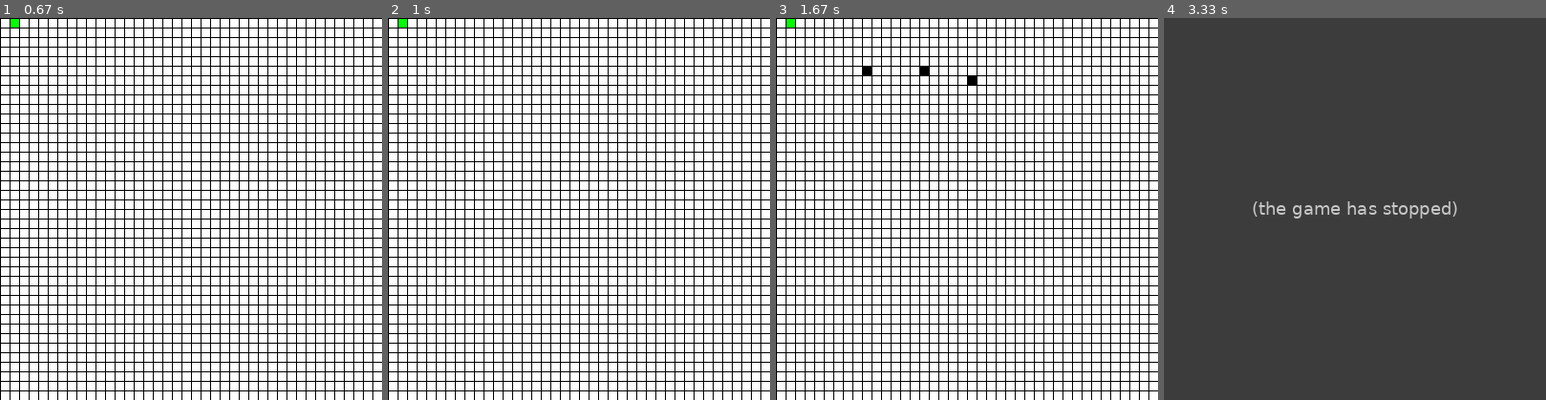
Above: before the commit, frames 1-4 (left to right).
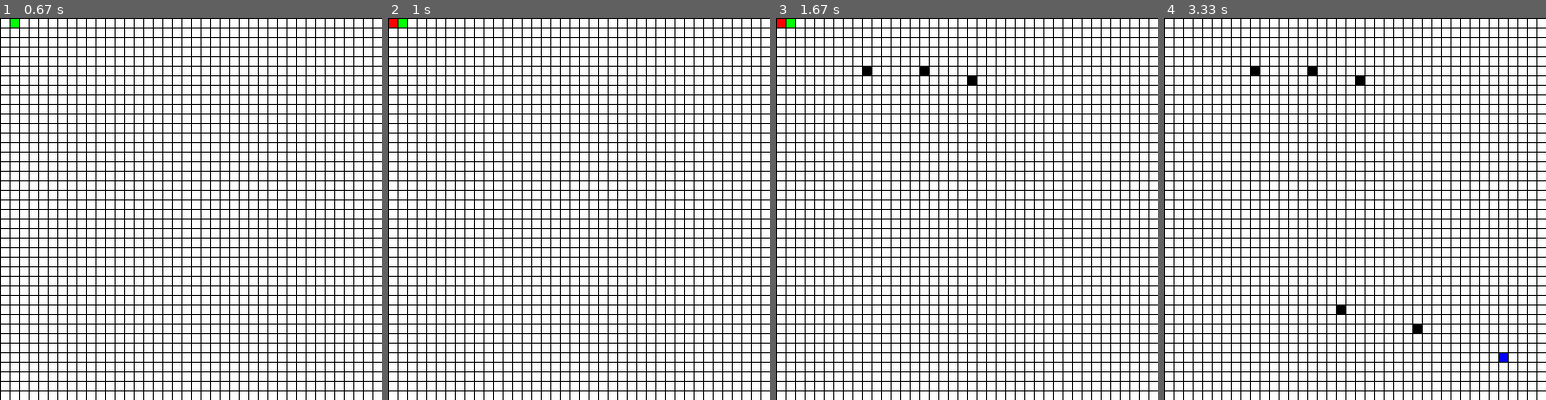
Above: after the commit, the same moments.

Repository: Stalminator/Bfs_sp
Game: pygame game, started from main.py
The game is run twice, just before and just after one commit, with the same random seed, the same clock (stepped at 60 frames per second) and the same inputs.
Inputs (mouse positions are in pixels of both pictures, inside the frame that each line leads up to):
- Up to frame 1 (0.67 s): tap 0 at 0.33 s
- Up to frame 2 (1 s): tap 1 at 0.67 s
- Up to frame 3 (1.67 s): press the mouse at (867, 67) at 1.03 s; move the mouse to (921, 75) at 1.13 s; release the mouse at (974, 79) at 1.27 s; right-click (947, 308) at 1.38 s
- Up to frame 4 (3.33 s): hold W 1.67-2.13 s; tap 2 at 1.82, 2.98 s; press the mouse at (1335, 308) at 2.2 s; move the mouse to (1416, 331) at 2.3 s; release the mouse at (1500, 354) at 2.43 s; hold S 2.5-2.8 s; tap 1 at 2.65 s; hold W 2.83-3.2 s; tap 0 at 3.23 s

Frame 1 is identical in both runs. In frame 2, less than 0.1% of the frame differs, in the area x 0-3%, y 0-3%; in frame 3, less than 0.1%; in frame 4, 100%, in the area x 0-100%, y 0-100%.
Error before the commit: TypeError: 'NoneType' object is not iterable (main.py line 52); the game stopped at 3.23 s (later frames are placeholders)

Commit message:
fixes: - print info about no path instead of app crash - correct shortest path drawing after delete rectangles - some refactorization

Diff:
--- a/main.py
+++ b/main.py
@@ -1,6 +1,5 @@
-import time
-
-import pygame, pygame_functions as pf, bfs
+import pygame
+import pygame_functions as pf, bfs
 
 pygame.init()
 clock = pygame.time.Clock()
@@ -22,12 +21,12 @@
 black_rects = []
 s_path = []
 
-start = (0, 0)
-end = (0, 0)
+start = (0, 1)
+end = (0, 1)
 
-graph,nodes_pos,nodes = bfs.create_graph(rect_number)
+graph, nodes_pos, nodes = bfs.create_graph(rect_number)
 
-# calculatin rigth x and y for single rect draw
+# calculating right x and y for single rect draw
 def rect_pos(x_y):
     return (rect_size * (x_y[0] // rect_size), rect_size * (x_y[1] // rect_size))
 
@@ -35,23 +34,22 @@
     win.fill(WHITE)
     clock.tick(60)
     mouse_pos = pygame.mouse.get_pos()
-
+    pf.mouse_buttons(mouse_pos, rect_pos, black_rects)
+    if pygame.mouse.get_pressed()[2]:
+        graph, nodes_pos, nodes = bfs.create_graph(rect_number)
     for event in pygame.event.get():
         if event.type == pygame.QUIT:
             game = False
-
-        pf.mouse_buttons(mouse_pos, rect_pos, black_rects)
-
         if event.type == pygame.KEYDOWN:
             if event.key == pygame.K_0:
-
                 s_path.clear()
-
-                path = bfs.bfs_path(graph, nodes[start[1]//10][start[0]//10], nodes[end[1]//10][end[0]//10])
-
-                for i in path:
-                    s_path.append((nodes_pos[i][1] * 10, nodes_pos[i][0] * 10))
-                s_path = s_path[1:-1]
+                path = bfs.bfs_path(graph, nodes[start[1] // 10][start[0] // 10], nodes[end[1] // 10][end[0] // 10])
+                if path:
+                    for i in path:
+                        s_path.append((nodes_pos[i][1] * 10, nodes_pos[i][0] * 10))
+                    s_path = s_path[1:-1]
+                else:
+                    print('No path')
             if event.key == pygame.K_w:
                 s_path.clear()
             if event.key == pygame.K_1:
@@ -64,7 +62,7 @@
     pf.draw_lines(win, BLACK, edge, rect_size)
     pf.draw_rect(win, GREEN, rect_size, s_path)
     pf.draw_rect(win, BLACK, rect_size, black_rects)
-    pf.draw_start_end(start,end,RED,BLUE,rect_size,win)
+    pf.draw_start_end(start, end, RED, BLUE, rect_size, win)
 
     bfs.graph_update(black_rects, graph, nodes)
 
--- a/pygame_functions.py
+++ b/pygame_functions.py
@@ -18,7 +18,7 @@
             black_rects.remove(rect_pos(mouse_pos))
 
 def draw_start_end(start,end,RED,BLUE,rect_size,win):
-    if start != (0, 0):
+    if start != (0, 1):
         pygame.draw.rect(win, RED, (start[0] + 1, start[1] + 1, rect_size - 1, rect_size - 1))
-    if end != (0, 0):
+    if end != (0, 1):
         pygame.draw.rect(win, BLUE, (end[0] + 1, end[1] + 1, rect_size - 1, rect_size - 1))
